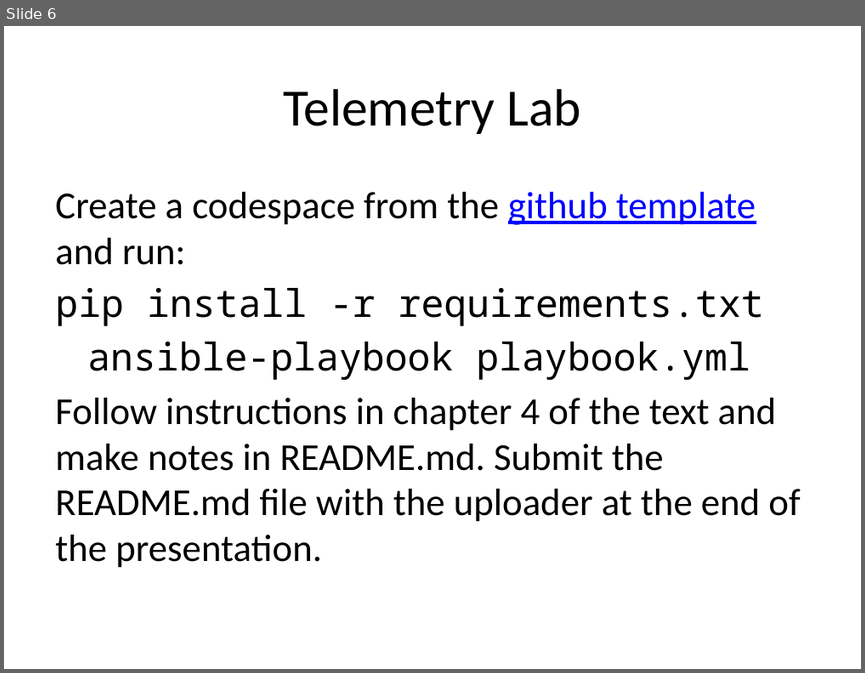
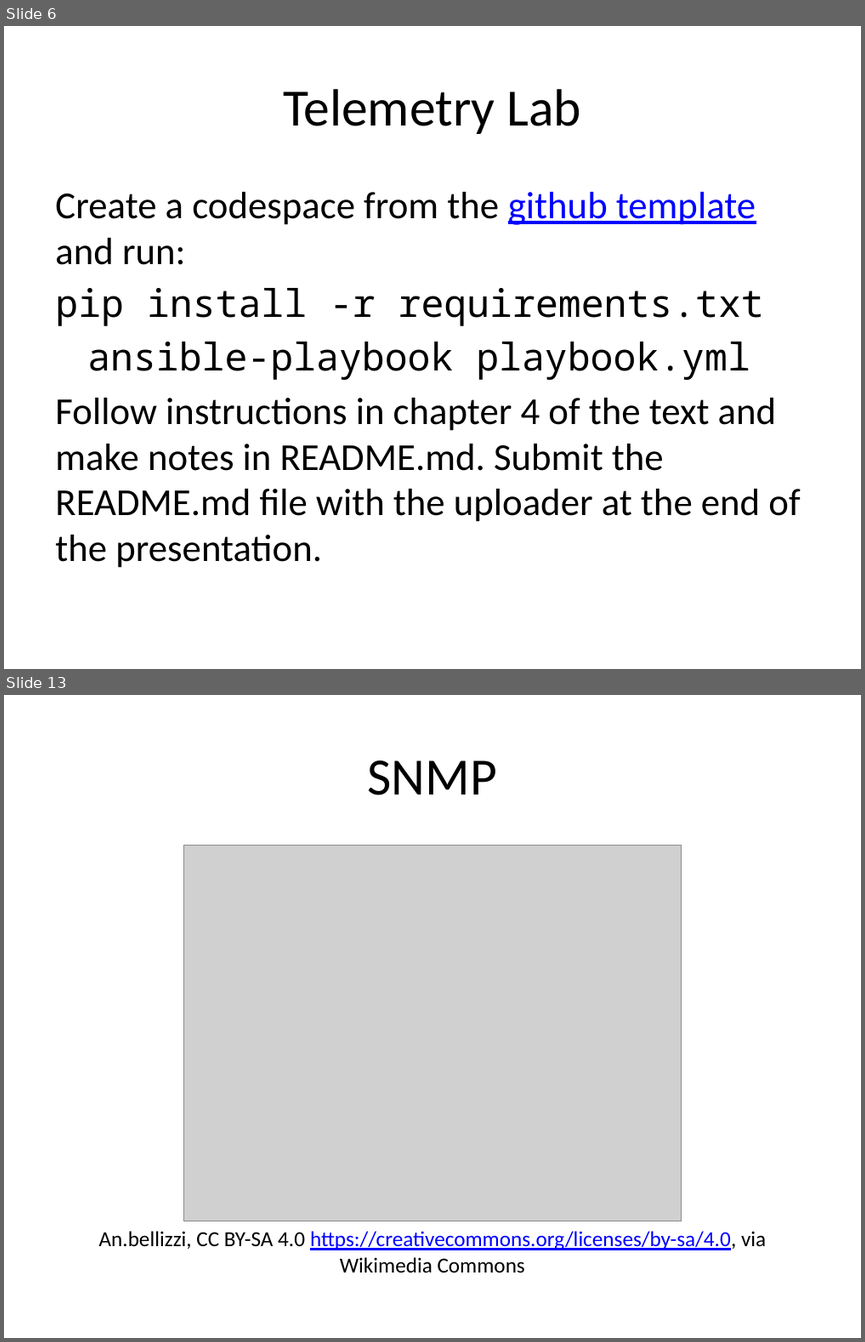
Before and after one commit to rhildred/INFO8985, a slide deck: telemetry/slides.pptx. Shown one above the other, each under a label of ours: slide 6 before the commit, slides 6 and 13 after it; the slides between them are not shown. The pictures are 865x673 and 865x1342 pixels, drawn with LibreOffice and Linux fonts; fonts in the diff are those of the drawing; grey boxes stand for pictures. Boxes give left, top, right and bottom in pixels: in the first picture for what was removed or moved away, otherwise in the second. Text is boxed around its words. In the diff, an @@ line names an element or a change of style, - is before the commit and + after.

```diff
--- a/telemetry/slides.pptx
+++ b/telemetry/slides.pptx
@@ slide 13 added at (4, 695, 861, 1338), background #FFFFFF @@
@@ title added at (368, 760, 497, 795), 44 pt, text #000000 @@
+SNMP
@@ picture added at (184, 845, 681, 1221) @@
@@ text added at (99, 1231, 766, 1273), 18 pt, text #0000FF, underline @@
+An.bellizzi, CC BY-SA 4.0 https://creativecommons.org/licenses/by-sa/4.0, via Wikimedia Commons
```
Also in this commit, not shown: 13 other slides added, 17 other files.
